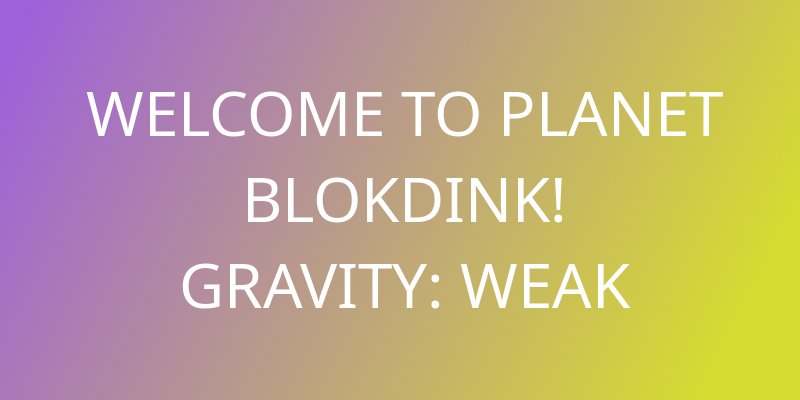
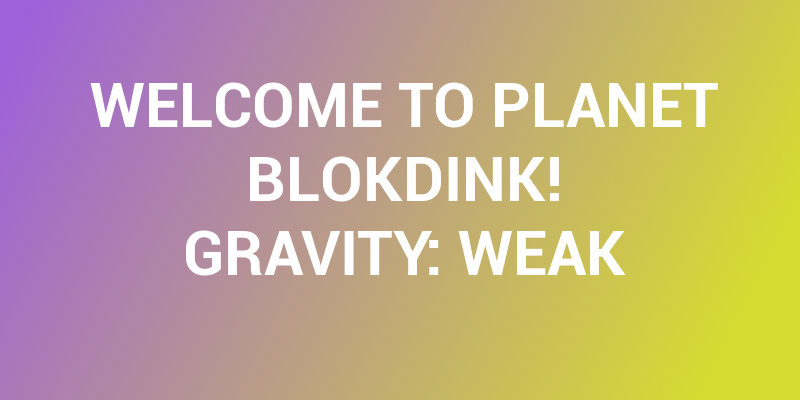
The second 800 x 400 image is a revision of the first. Changes to its layers:
painted on "WELCOME TO PLANET BLOKDINK! ..." over (86, 82, 723, 309)
